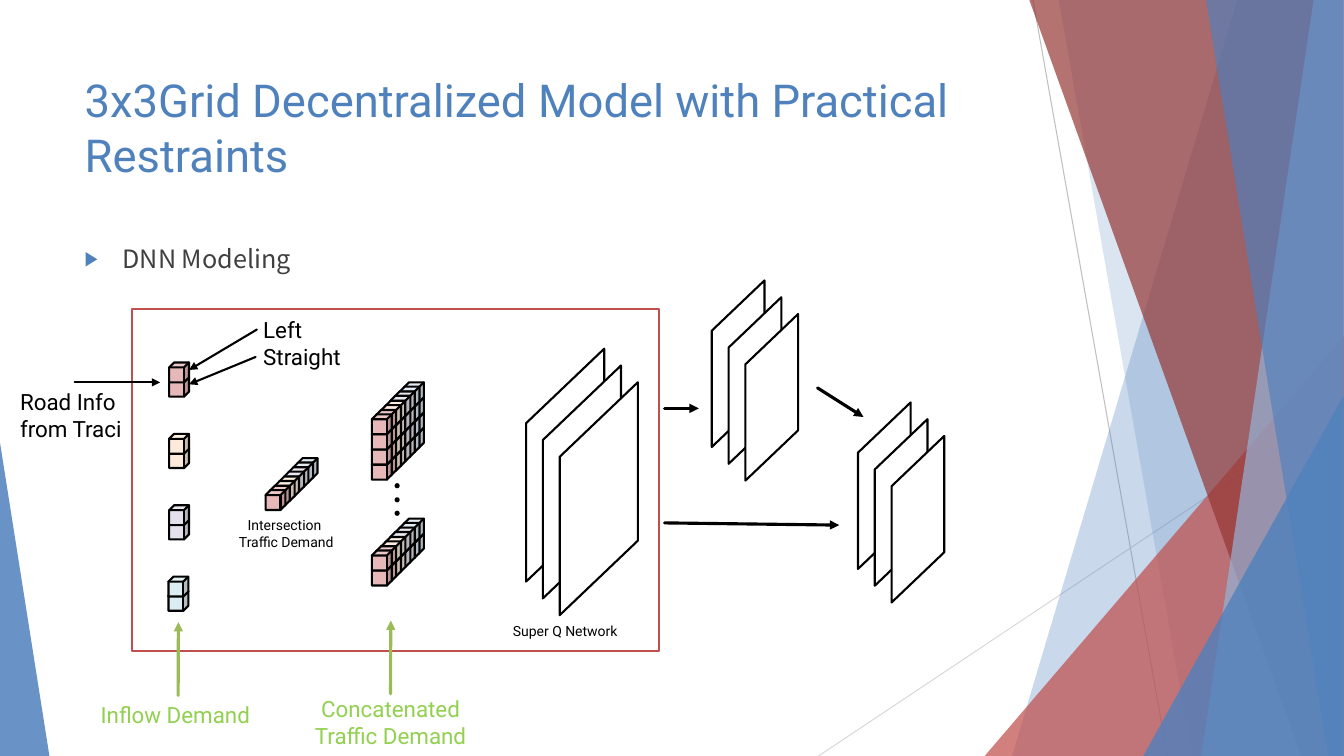
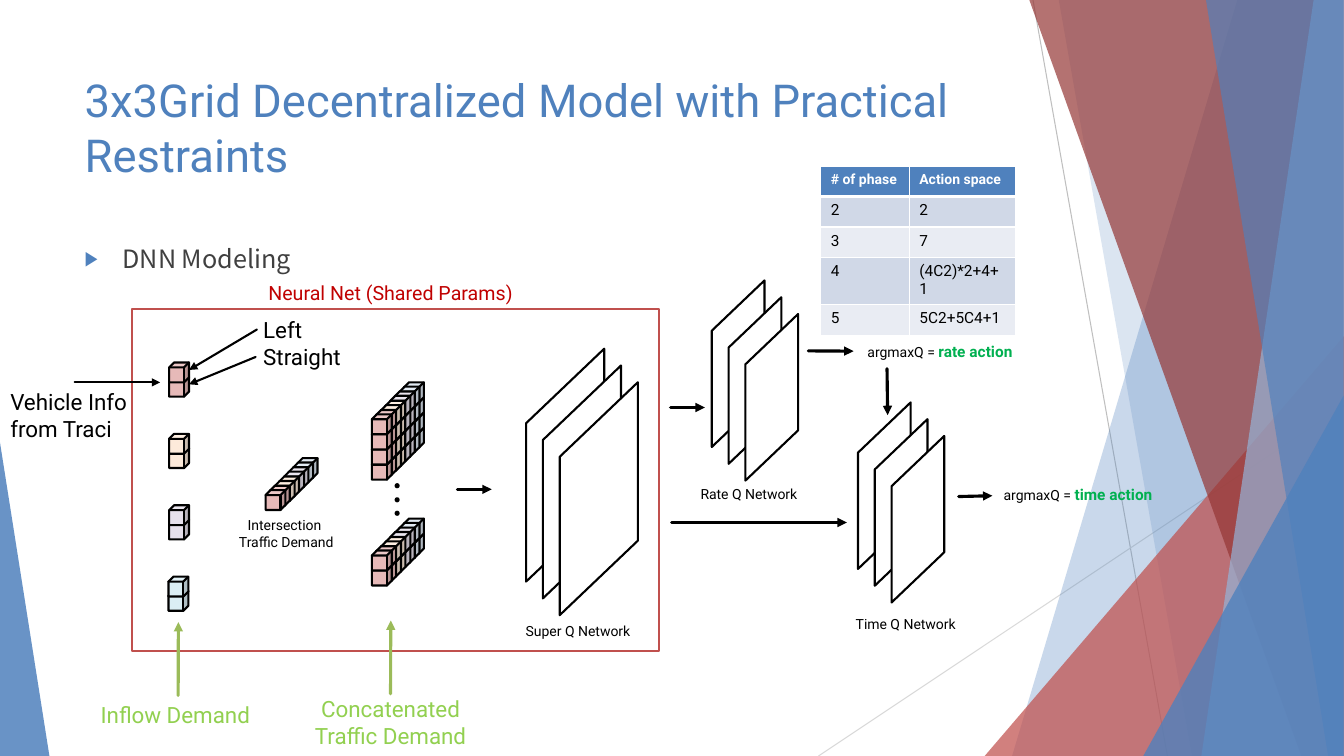
Before and after one commit to 3neutronstar/rl-constraints-traffic, a slide deck: slide 9 of Traffic Optimization Final Speech.pptx. Drawn at 1344x756 pixels with LibreOffice and Linux fonts; fonts in the diff are those of the drawing. Boxes give left, top, right and bottom in pixels: in the first picture for what was removed or moved away, otherwise in the second. Text is boxed around its words. In the diff, an @@ line names an element or a change of style, - is before the commit and + after.

Commit message:
add the pptx file

```diff
--- a/Traffic Optimization Final Speech.pptx
+++ b/Traffic Optimization Final Speech.pptx
@@ table added at [821, 166, 1016, 327], 5 rows, 2 columns @@
+# of phase | Action space
+2 | 2
+3 | 7
+4 | (4C2)*2+4+1
+5 | 5C2+5C4+1
@@ text added at [268, 284, 512, 305], 14 pt, text #C00000 @@
+Neural Net (Shared Params)
@@ arrow added from (809, 351) to (854, 351), #000000 2.25 pt @@
@@ text added at [867, 345, 1012, 360], 11 pt, text #00B050, bold @@
+argmaxQ = rate action
@@ arrow moved from (818, 388) - (864, 417) to (887, 369) - (888, 415) @@
@@ text at [10, 393, 127, 438]: text changed @@
-Road Info
-from Traci
+Vehicle Info
+from Traci
@@ arrow moved from (664, 408) - (699, 408) to (670, 407) - (705, 407) @@
@@ arrow added from (458, 490) to (492, 490), #000000 2.25 pt @@
@@ text added at [701, 488, 797, 501], 10 pt, text #000000 @@
+Rate Q Network
@@ arrow added from (959, 497) to (993, 496), #000000 2.25 pt @@
@@ text added at [1004, 486, 1152, 504], 11 pt, text #00B050, bold @@
+argmaxQ = time action
@@ arrow moved from (664, 523) - (840, 525) to (671, 522) - (847, 522) @@
@@ text "Super Q Network": place and size @@
-text "Super Q Network" at [513, 625, 617, 639]
+text "Super Q Network" at [526, 625, 630, 639]
@@ text added at [856, 618, 956, 631], 10 pt, text #000000 @@
+Time Q Network
```
Also in this commit, not shown: 4 other slides changed, 4 slides added, 2 other files.
